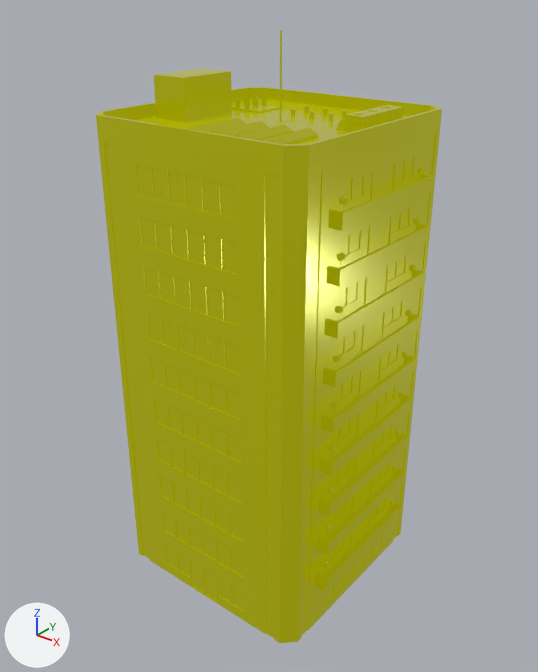
The glTF model public/models/building-office-balcony.glb: old version first, new version second.
Camera for both pictures: a 50 mm camera at (33.5, -42.2, 46.7) aimed at (0.1, -0.4, 20.9). Arrows for +X, +Y and +Z are at lower left; the lights stay in place. Where no turn or scale is listed for an object, it has been applied to the vertices.

In view in the first picture: 'building-office-balcony'.
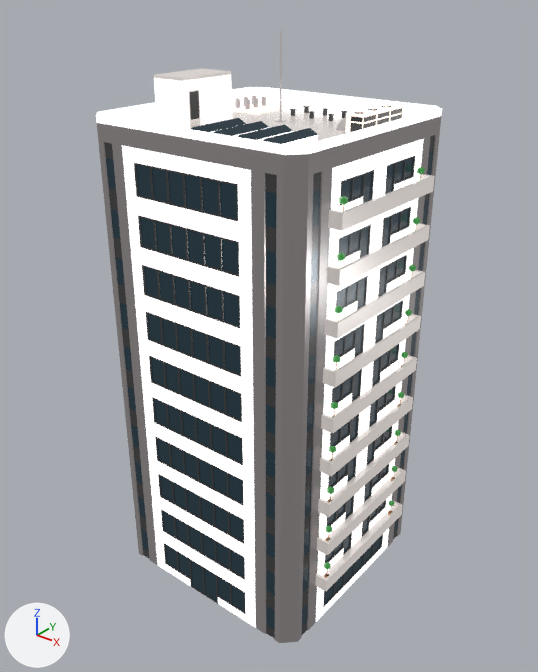
Boxes (x1, y1, x2, y2) around the edits, measured in the pictures (538 x 672 px):
'building-office-balcony', recoloured (yellow to white): (96, 30, 442, 643) in both

The change, as a list of edits to the scene's bpy script:
```text
Add img_base:
    img_base = load_image('base', '_unpacked/base', 1024, 1024, 'sRGB')
Add mat_lowpoly_colors_001:
    mat_lowpoly_colors_001 = bpy.data.materials.new('LOWPOLY-COLORS.001')
    # uses the picture img_base
Change me_building_office_balcony:
    where me_building_office_balcony.from_pydata(...)  # 5727 vertices, 10852 faces; spans x -10.0..10.0, y -9.0..9.0, z 0.0..43.3
    remove me_building_office_balcony.materials.append(mat_lowpoly_colors)
    add me_building_office_balcony.materials.append(mat_lowpoly_colors_001)
```
